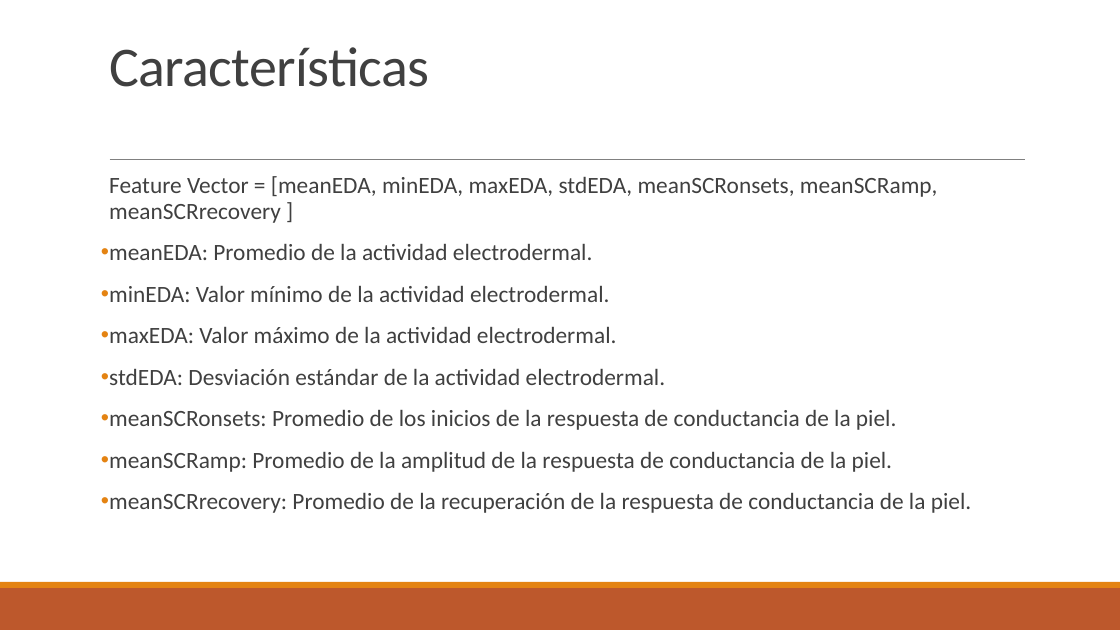
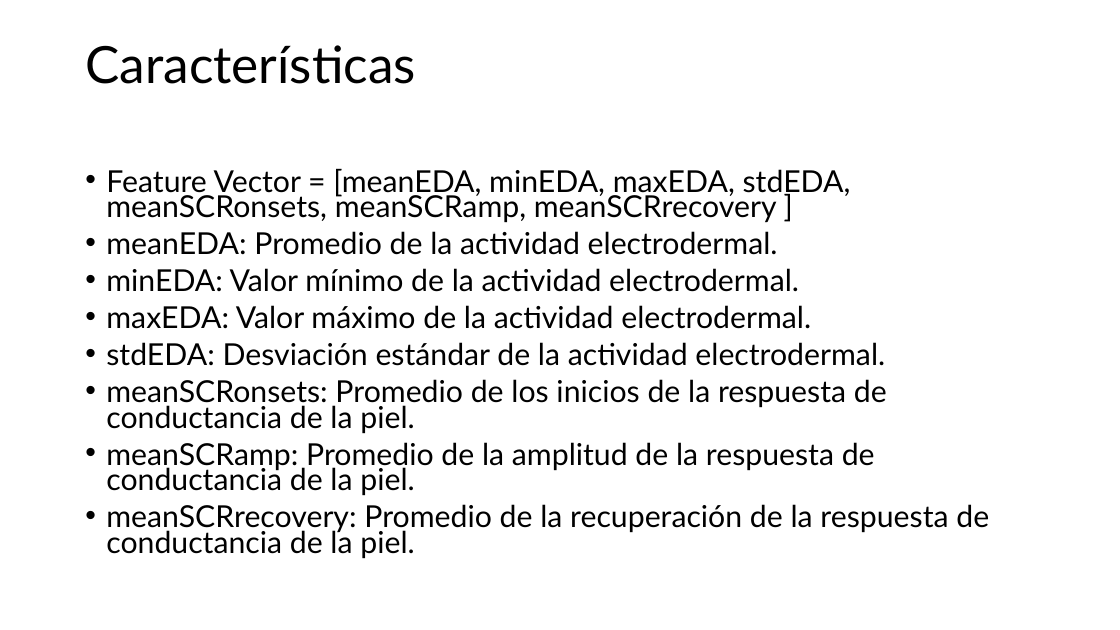
Before and after one commit to BenjaminGonzalezF/Stress-Recognition-from-Electrodermal-Activity, a slide deck: slide 6 of EDA.pptx. Drawn at 1120x630 pixels with LibreOffice and Linux fonts; fonts in the diff are those of the drawing. Boxes give left, top, right and bottom in pixels: in the first picture for what was removed or moved away, otherwise in the second. Text is boxed around its words. In the diff, an @@ line names an element or a change of style, - is before the commit and + after.

```diff
--- a/EDA.pptx
+++ b/EDA.pptx
@@ title "Características" moved from (x1=109, y1=47, x2=429, y2=87) to (x1=85, y1=45, x2=416, y2=84) @@
@@ title "Características" at (x1=85, y1=45, x2=416, y2=84): size 48 to 44 pt, font Calibri to Lato, text colour #404040 to #000000, letter spacing -0.5 to 0 pt; line spacing 0.85 to 0.9; vertical alignment bottom to middle @@
@@ text "Feature Vector = [meanEDA, minEDA, ..." moved from (x1=109, y1=176, x2=971, y2=513) to (x1=106, y1=168, x2=989, y2=558) @@
@@ text "Feature Vector = [meanEDA, minEDA, ..." at (x1=106, y1=168, x2=989, y2=558): size 20 to 25.9 pt, font Calibri to Lato, text colour #404040 to #000000; bullet   to •; line spacing 0.9 to 0.7; less space between paragraphs; indent changed @@
@@ line removed from (110, 160) to (1026, 160) @@
@@ rectangle removed at (x1=0, y1=588, x2=1120, y2=630) @@
@@ rectangle removed at (x1=0, y1=582, x2=1120, y2=588) @@
```
Also in this commit, not shown: 11 other slides changed, 1 slide added, 1 slide removed, 3 other files.
